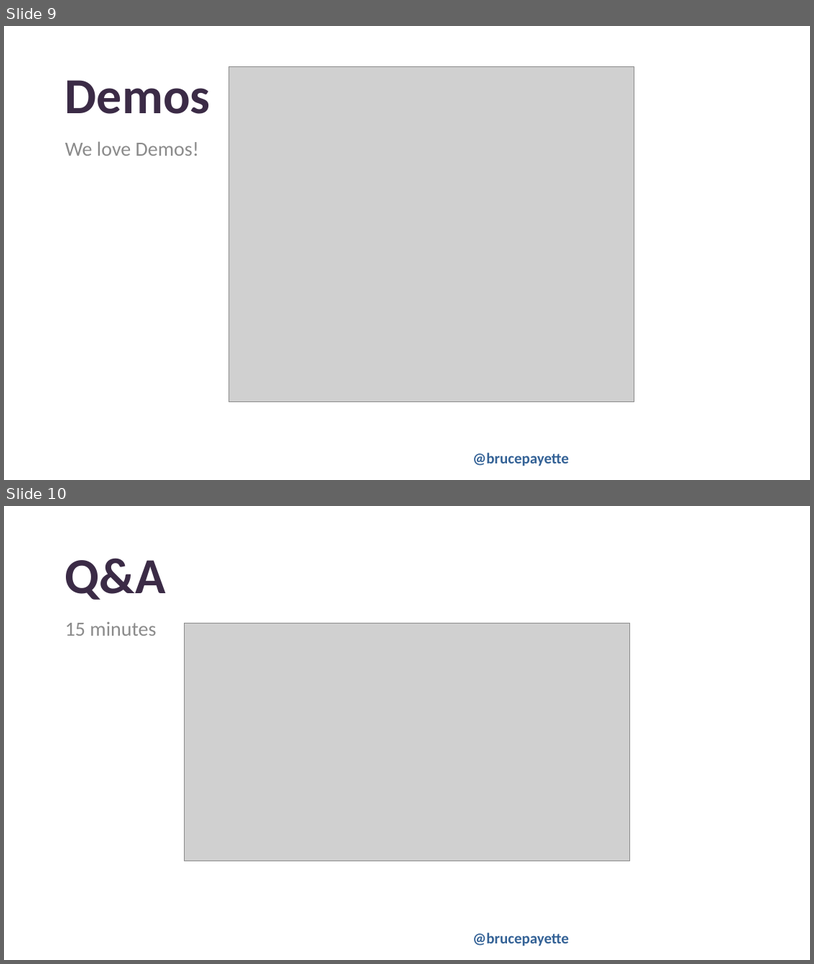
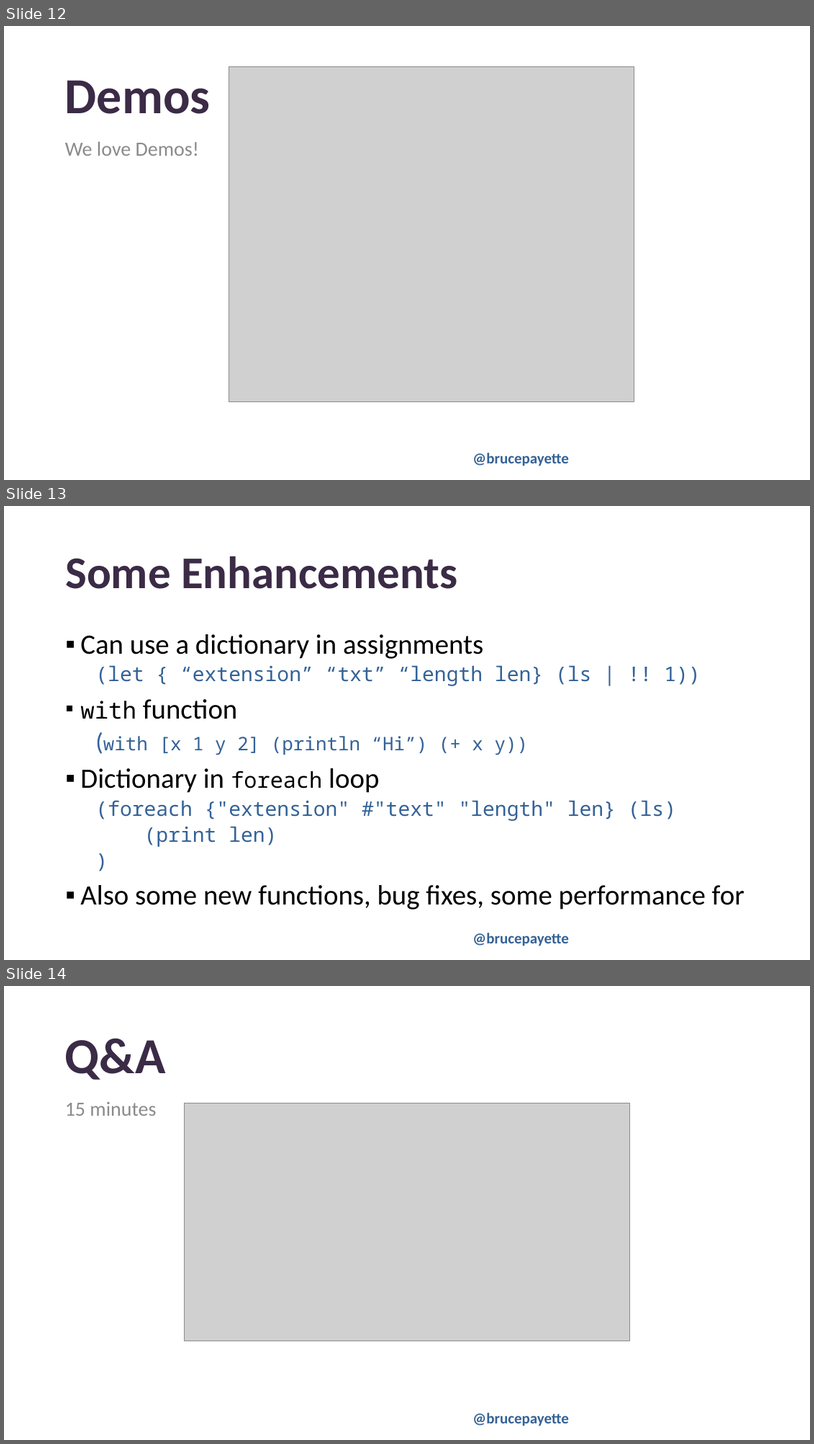
Before and after one commit to BrucePay/PSConfEU2024, a slide deck: payette_2024_braid.pptx. Shown one above the other, each under a label of ours: slides 9 and 10 before the commit, slides 12, 13 and 14 after it. The pictures are 814x964 and 814x1444 pixels, drawn with LibreOffice and Linux fonts; fonts in the diff are those of the drawing; grey boxes stand for pictures; background and template pictures are left out. Boxes give left, top, right and bottom in pixels: in the first picture for what was removed or moved away, otherwise in the second. Text is boxed around its words. In the diff, an @@ line names an element or a change of style, - is before the commit and + after.

```diff
--- a/payette_2024_braid.pptx
+++ b/payette_2024_braid.pptx
@@ slide 13 added at [4,506,810,960], background picture (left out); not listed: 1 template element that a slide beside it also shows @@
@@ title added at [65,556,458,589], 54 pt, text #3B2B46, bold @@
+Some Enhancements
@@ text added at [80,634,745,909], 33.3 pt, text #346297 @@
+▪ Can use a dictionary in assignments
+  (let { “extension” “txt” “length len} (ls | !! 1))
+▪ with function
+  (with [x 1 y 2] (println “Hi”) (+ x y))
+▪ Dictionary in foreach loop
+  (foreach {"extension" #"text" "length" len} (ls)
+  (print len)
+  )
+▪ Also some new functions, bug fixes, some performance for
@@ what was slide 9 is now slide 12 @@
@@ what was slide 10 is now slide 14 @@
```
Also in this commit, not shown: 2 slides changed, 3 other slides added, 1 other file.
